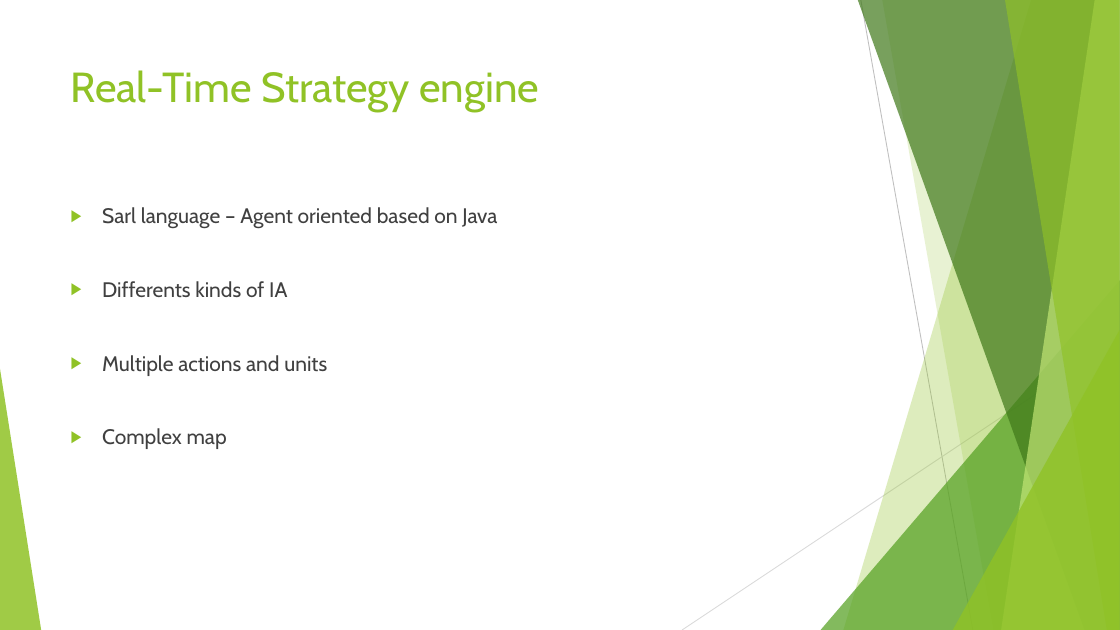
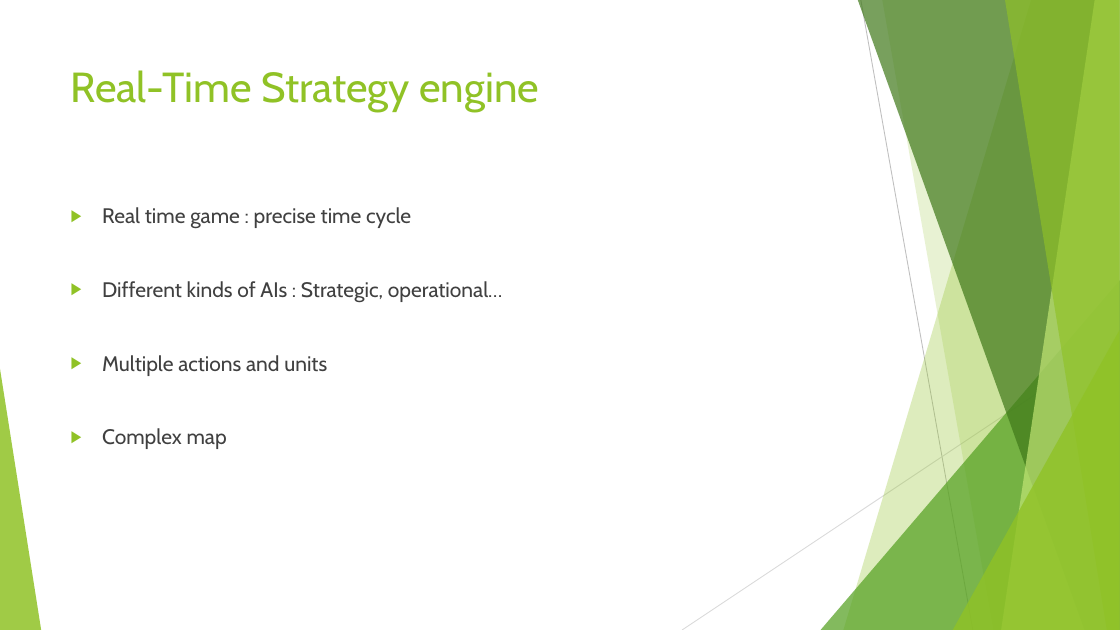
Before and after one commit to Olivier-aka-Raiden/TX52-StrategyGameEngine, a slide deck: slide 3 of Presentation.pptx. Drawn at 1120x630 pixels with LibreOffice and Linux fonts; fonts in the diff are those of the drawing. Boxes give left, top, right and bottom in pixels: in the first picture for what was removed or moved away, otherwise in the second. Text is boxed around its words. In the diff, an @@ line names an element or a change of style, - is before the commit and + after.

```diff
--- a/Presentation.pptx
+++ b/Presentation.pptx
@@ text at bbox=[102, 207, 503, 303]: text changed @@
-▶ Sarl language – Agent oriented based on Java
-▶ Differents kinds of IA
+▶ Real time game : precise time cycle
+▶ Different kinds of AIs : Strategic, operational…
```
Also in this commit, not shown: 1 other slide changed, 1 slide added.
